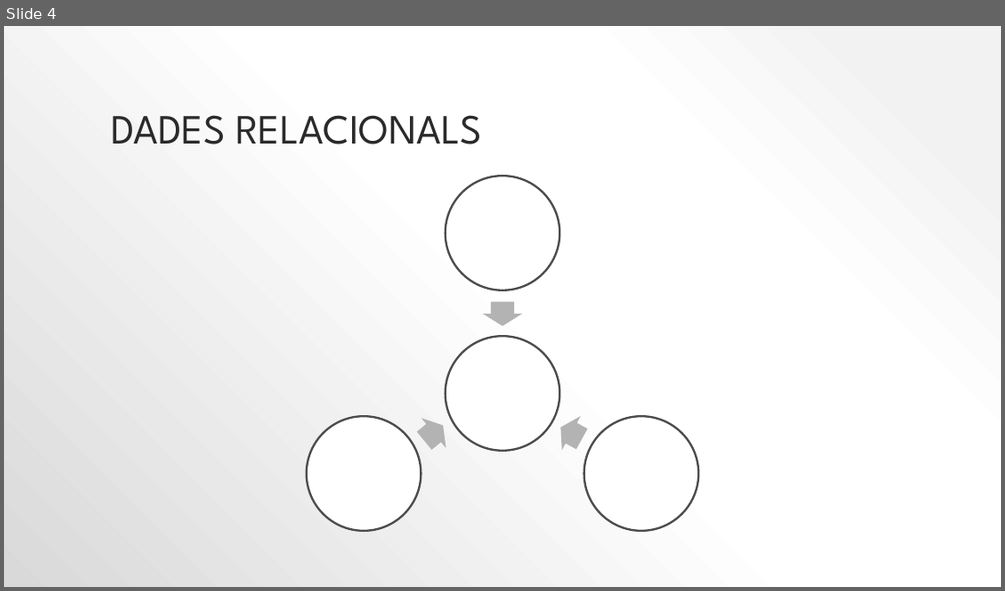
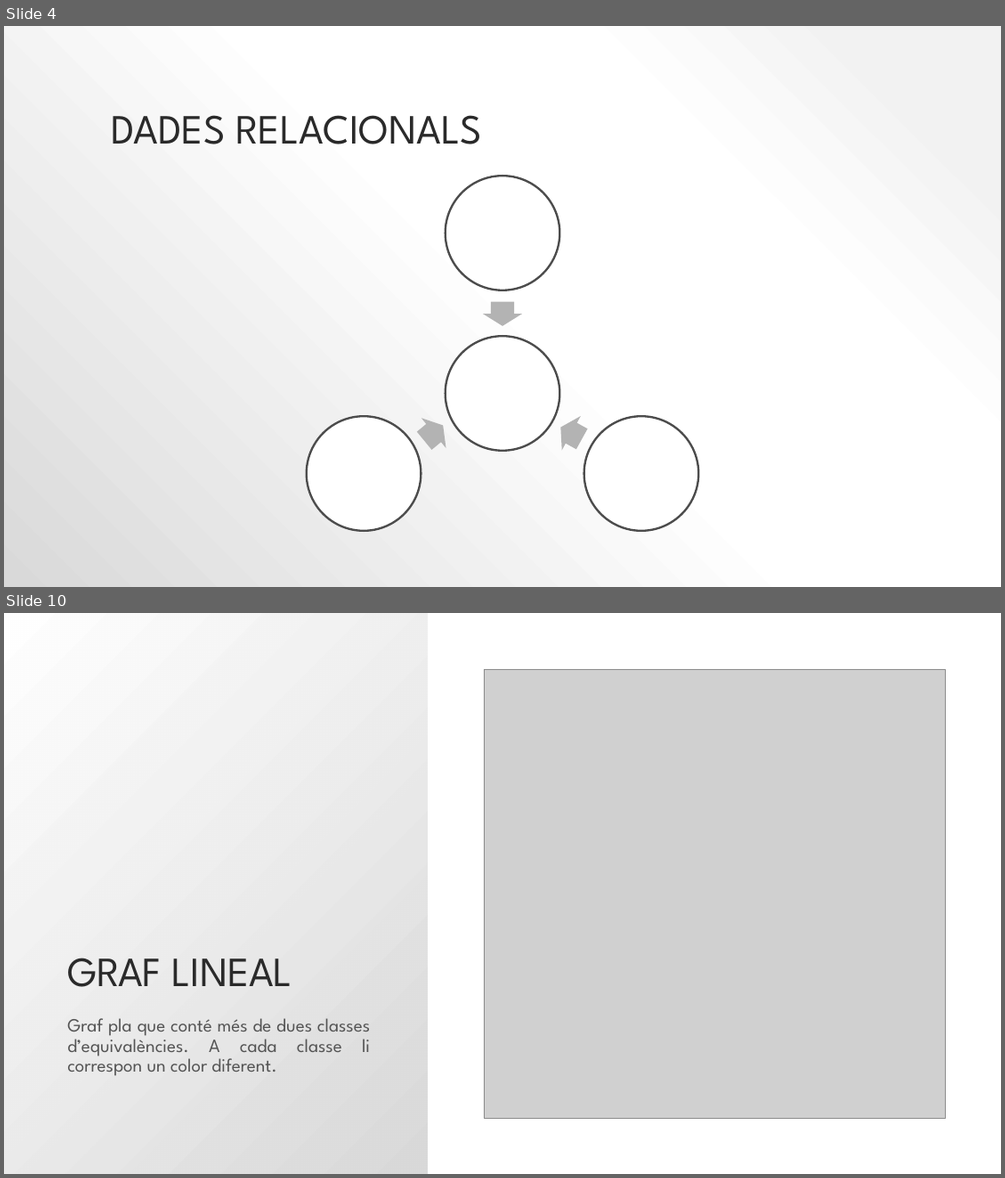
Before and after one commit to lrodrin/TFG, a slide deck: presentació.pptx. Shown one above the other, each under a label of ours: slide 4 before the commit, slides 4 and 10 after it; the slides between them are not shown. The pictures are 1005x591 and 1005x1178 pixels, drawn with LibreOffice and Linux fonts; fonts in the diff are those of the drawing; grey boxes stand for pictures. Boxes give left, top, right and bottom in pixels: in the first picture for what was removed or moved away, otherwise in the second. Text is boxed around its words. In the diff, an @@ line names an element or a change of style, - is before the commit and + after.

```diff
--- a/presentació.pptx
+++ b/presentació.pptx
@@ slide 10 added at <box>4,613,1001,1174</box>, background #FFFFFF @@
@@ rectangle added at <box>4,613,428,1174</box>, fill gradient #D9D9D9 to #FFFFFF @@
@@ picture added at <box>484,669,945,1118</box> @@
@@ title added at <box>67,957,292,987</box>, 40 pt, text #2A2A2A @@
+GRAF LINEAL
@@ text added at <box>67,1018,370,1076</box>, 18 pt, text #545454 @@
+Graf pla que conté més de dues classes d’equivalències. A cada classe li correspon un color diferent.
```
Also in this commit, not shown: 9 other slides added, 5 slides removed, 1 other file.
